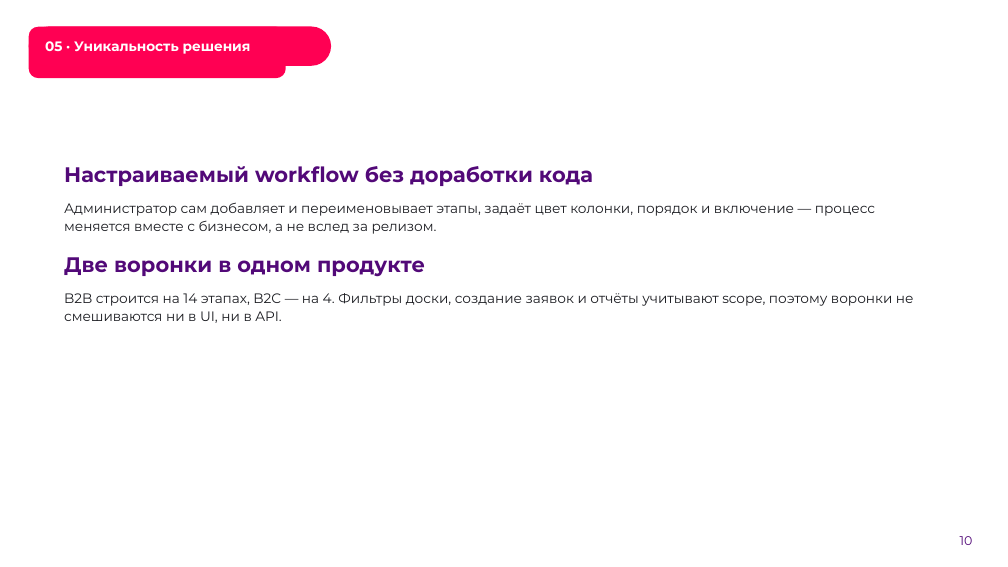
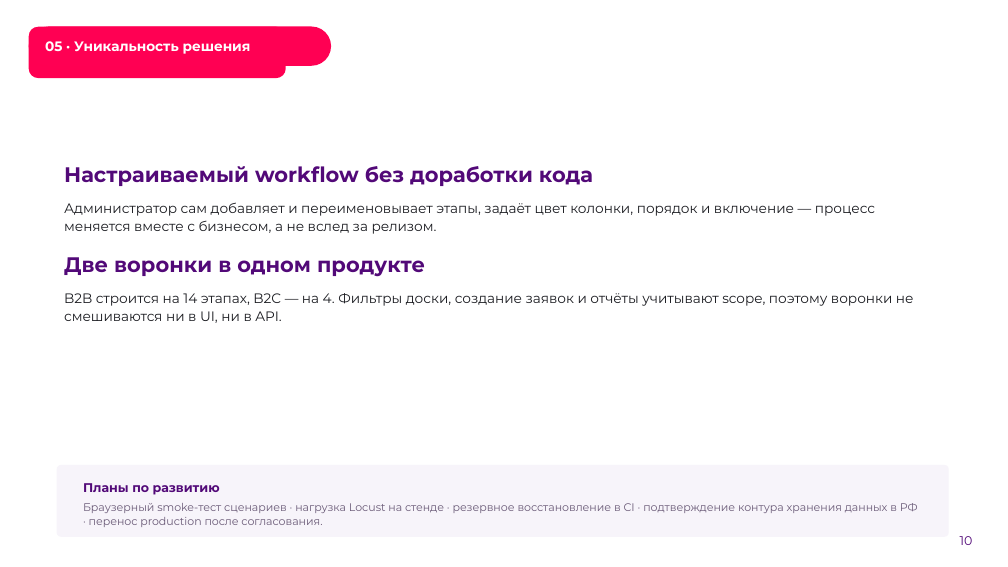
Before and after one commit to Pavel1778/rtk-crm, a slide deck: slide 10 of docs/presentation/RTK-CRM-LCT2026.pptx. Drawn at 1008x567 pixels with LibreOffice and Linux fonts; fonts in the diff are those of the drawing; background and template pictures are left out. Boxes give left, top, right and bottom in pixels: in the first picture for what was removed or moved away, otherwise in the second. Text is boxed around its words. In the diff, an @@ line names an element or a change of style, - is before the commit and + after.

Commit message:
docs(presentation): презентация сокращена до 11 слайдов
Слайды «Планы по развитию», «Нагрузочный прогон» и «Контакты» свёрнуты в
соседние: обязательные блоки шаблона ЛЦТ сохранены, но защита укладывается
в короткий регламент. QR на репозиторий и контакты перенесены на слайд
демонстрации, тексты pitch.md синхронизированы с новой структурой.

```diff
--- a/docs/presentation/RTK-CRM-LCT2026.pptx
+++ b/docs/presentation/RTK-CRM-LCT2026.pptx
@@ rounded rectangle added at bbox=[57, 465, 949, 537], fill #F7F4FA @@
@@ text added at bbox=[83, 483, 918, 527], 10.5 pt, text #6B5B78 @@
+Планы по развитию
+Браузерный smoke-тест сценариев · нагрузка Locust на стенде · резервное восстановление в CI · подтверждение контура хранения данных в РФ · перенос production после согласования.
```
Also in this commit, not shown: 1 other slide changed, 3 slides removed, 3 other files.
